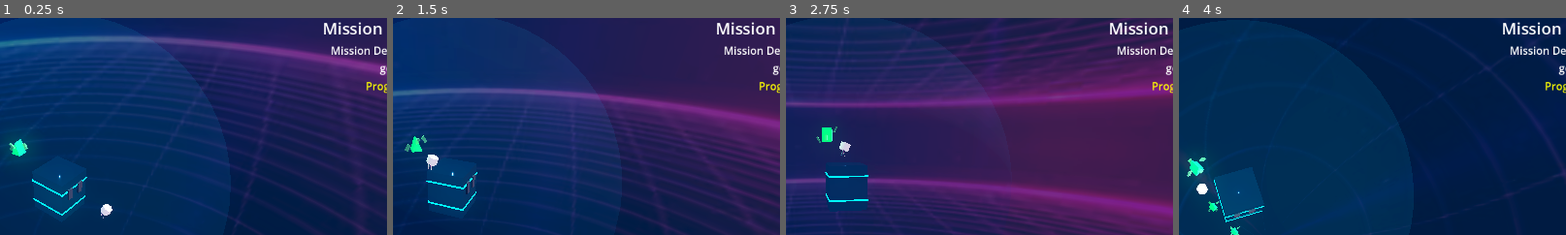
Above: before the commit, frames 1-4 (left to right).
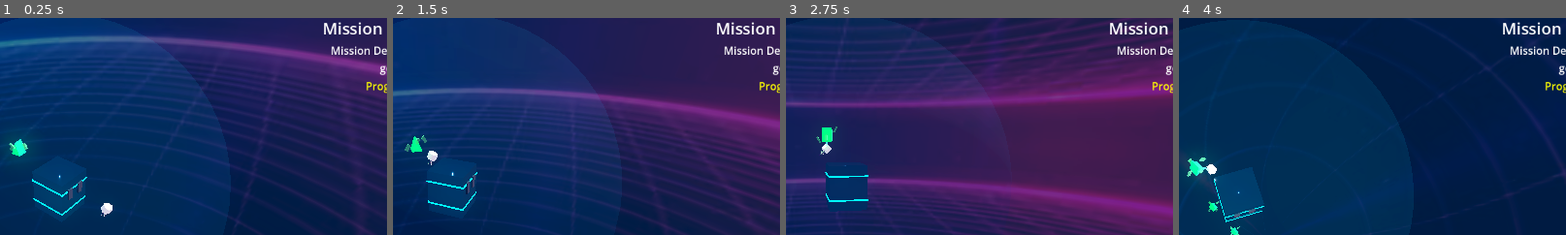
Above: after the commit, the same moments.

Repository: peterlavey/immanent
Game: Godot game, scene res://src/core/world/World.tscn
The game is run twice, just before and just after one commit, with the same random seed, the same clock (stepped at 60 frames per second) and the same inputs. Sound files missing from this copy of the repository are replaced by a short silence.
Inputs (mouse positions are % of the whole screen's width and height, from its top left):
- Up to frame 1 (0.25 s): no input
- Up to frame 2 (1.5 s): move the mouse to (72, 45) at 0.52 s; click (72, 45) at 0.67 s; drag from (30, 55) to (45, 70) at 1.27 s
- Up to frame 3 (2.75 s): move the mouse to (60, 28) at 2.02 s; click (60, 28) at 2.17 s
- Up to frame 4 (4 s): tap Enter at 2.75 s; drag from (45, 70) to (20, 35) at 2.77 s; move the mouse to (80, 65) at 3.52 s; click (80, 65) at 3.67 s
The pictures show only the part of the screen within x 42-92%, y 8-58%; the shares and areas given below are measured in that part.

The runs differ from the first frame. In frame 1, less than 0.1% of the frame differs, in the area x 26-30%, y 85-93%; in frame 2, 0.2%; in frame 3, 0.2%; in frame 4, 0.3%, in the area x 2-10%, y 66-82%.

Commit message:
Add visual connection effects for G1 interactions: Implement connection beam and data particle effects during extraction and deposition, update G1 scene and tasks documentation

Diff:
--- a/src/entities/genezis/genezis_g1/GenezisG1.gd
+++ b/src/entities/genezis/genezis_g1/GenezisG1.gd
@@ -33,6 +33,8 @@
 
 @onready var visuals: Node3D = $Visuals
 @onready var head: MeshInstance3D = $Visuals/Head
+@onready var connection_beam: MeshInstance3D = $ConnectionBeam
+@onready var data_particles: GPUParticles3D = $DataParticles
 
 var _pulse_timer: float = 0.0
 
@@ -41,9 +43,15 @@
 		_pulse_timer += delta * 10.0
 		var s = 1.0 + sin(_pulse_timer) * 0.1
 		head.scale = Vector3(s, s, s)
+		_update_connection_visual(target_data_spot.global_position)
+	elif current_state == State.DEPOSITING:
+		_update_connection_visual(core_node.global_position)
 	else:
 		head.scale = Vector3.ONE
 		_pulse_timer = 0.0
+		connection_beam.visible = false
+		data_particles.emitting = false
+		data_particles.visible = false
 
 	match current_state:
 		State.IDLE:
@@ -132,6 +140,37 @@
 			look_at(look_target, Vector3.RIGHT)
 	move_and_slide()
 
+func _update_connection_visual(target_pos: Vector3) -> void:
+	if not connection_beam or not data_particles:
+		return
+
+	var start_pos = head.global_position
+	var end_pos = target_pos
+
+	var diff = end_pos - start_pos
+	var distance = diff.length()
+
+	connection_beam.visible = true
+	connection_beam.global_position = start_pos + diff * 0.5
+
+	# Rotate the cylinder to point from start to end
+	if diff.length() > 0.001:
+		connection_beam.look_at(end_pos, Vector3.UP)
+		connection_beam.rotate_object_local(Vector3.RIGHT, PI/2.0)
+
+	# Scale the cylinder mesh height
+	connection_beam.scale.y = distance
+
+	# Pulse the beam width slightly
+	var pulse = 1.0 + sin(Time.get_ticks_msec() * 0.02) * 0.2
+	connection_beam.scale.x = pulse
+	connection_beam.scale.z = pulse
+
+	# Update particles
+	data_particles.visible = true
+	data_particles.emitting = true
+	data_particles.global_position = end_pos
+
 func reset_load() -> void:
 	current_load = 0
 	# Brief visual feedback or state reset if needed
--- a/src/entities/genezis/genezis_g1/GenezisG1.tscn
+++ b/src/entities/genezis/genezis_g1/GenezisG1.tscn
@@ -25,6 +25,33 @@
 top_radius = 0.02
 bottom_radius = 0.02
 height = 0.3
+
+[sub_resource type="StandardMaterial3D" id="StandardMaterial3D_Beam"]
+transparency = 1
+albedo_color = Color(0.2, 0.8, 1.0, 0.6)
+emission_enabled = true
+emission = Color(0.2, 0.8, 1.0, 1.0)
+emission_energy_multiplier = 2.0
+
+[sub_resource type="CylinderMesh" id="CylinderMesh_Beam"]
+material = SubResource("StandardMaterial3D_Beam")
+top_radius = 0.05
+bottom_radius = 0.05
+height = 1.0
+radial_segments = 8
+
+[sub_resource type="ParticleProcessMaterial" id="ParticleProcessMaterial_Data"]
+direction = Vector3(0, 1, 0)
+spread = 180.0
+initial_velocity_min = 1.0
+initial_velocity_max = 2.0
+gravity = Vector3(0, 0, 0)
+scale_min = 0.05
+scale_max = 0.15
+color = Color(0.4, 0.9, 1.0, 1.0)
+
+[sub_resource type="BoxMesh" id="BoxMesh_Data"]
+size = Vector3(0.1, 0.1, 0.1)
 
 [sub_resource type="SphereShape3D" id="SphereShape3D_1"]
 radius = 0.5
@@ -68,3 +95,16 @@
 transform = Transform3D(1, 0, 0, 0, 1, 0, 0, 0, 1, 0, 0.5, 0)
 light_color = Color(1.0, 1.0, 1.0, 1.0)
 omni_range = 2.0
+
+[node name="ConnectionBeam" type="MeshInstance3D" parent="."]
+visible = false
+top_level = true
+mesh = SubResource("CylinderMesh_Beam")
+
+[node name="DataParticles" type="GPUParticles3D" parent="."]
+visible = false
+top_level = true
+amount = 12
+lifetime = 0.5
+process_material = SubResource("ParticleProcessMaterial_Data")
+draw_pass_1 = SubResource("BoxMesh_Data")
Not shown, changed: docs/tasks.md
